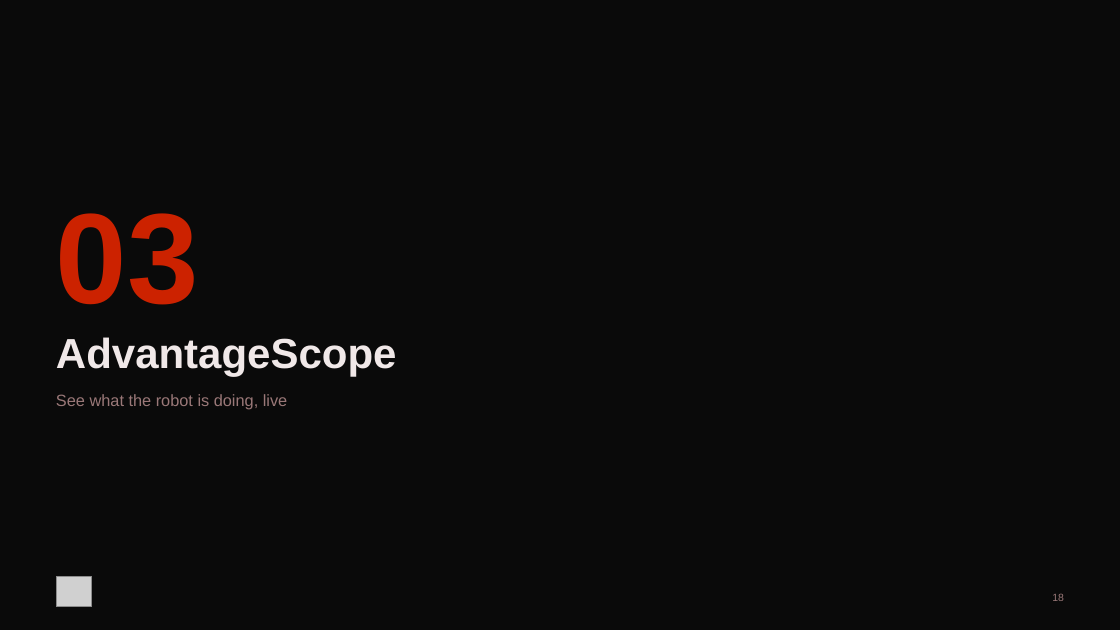
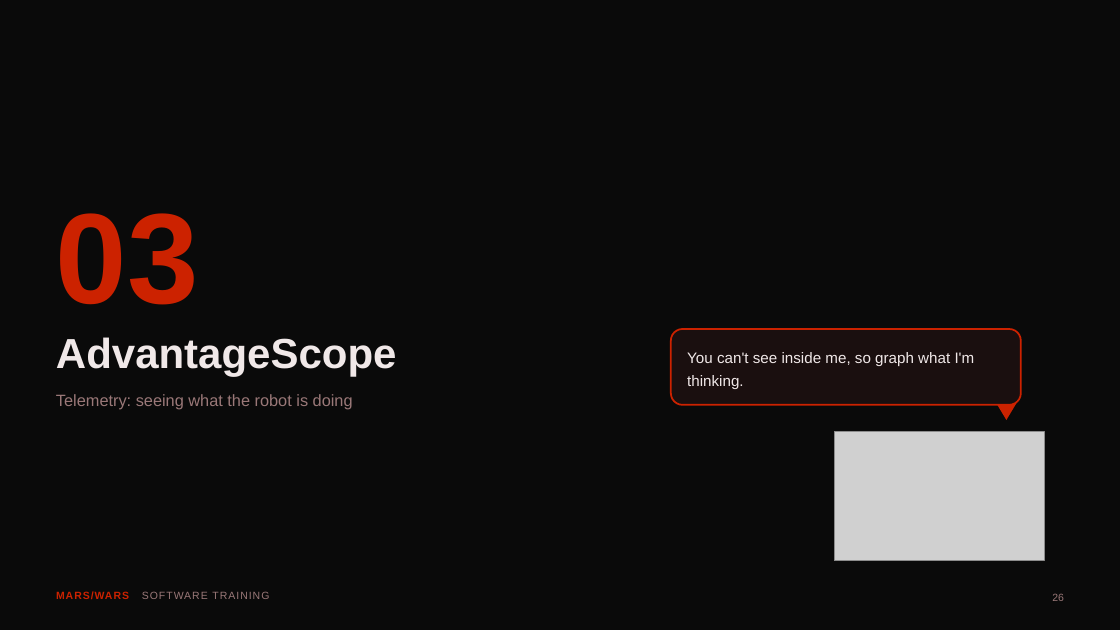
Before and after one commit to FRC-Team-4143/scriptum-lessons, a slide deck: slide 26 of 00-tools.pptx (slide 18 before the commit). Drawn at 1120x630 pixels with LibreOffice and Linux fonts; fonts in the diff are those of the drawing; grey boxes stand for pictures. Boxes give left, top, right and bottom in pixels: in the first picture for what was removed or moved away, otherwise in the second. Text is boxed around its words. In the diff, an @@ line names an element or a change of style, - is before the commit and + after.

```diff
--- a/00-tools.pptx
+++ b/00-tools.pptx
@@ rounded rectangle added at (671,329,1021,405), fill #1A0F0F, outline #CC2200 2.25 pt @@
@@ text added at (687,352,975,389), 19.5 pt, text #F0E8E8 @@
+You can't see inside me, so graph what I'm thinking.
@@ text at (56,394,353,409): text changed @@
-See what the robot is doing, live
+Telemetry: seeing what the robot is doing
@@ triangle added at (996,403,1017,420), fill #CC2200 @@
@@ picture added at (834,432,1044,561) @@
@@ picture removed at (56,576,92,606) @@
@@ text added at (56,591,269,599), 13.5 pt, text #9A7878 @@
+MARS/WARS SOFTWARE TRAINING
```
Also in this commit, not shown: 8 other slides changed, 48 slides added, 21 slides removed, 3 other files.
